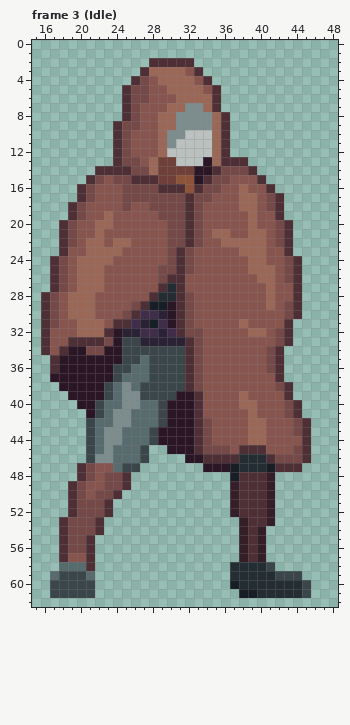
Two states of a pixel-art file, Personal_Roberto/ASEPRITE/1. Liora/Liora_Idle.aseprite. The first picture shows the starting point.
64x64 pixels, 8 frames. Colours within 5 levels of each other are drawn and written as one. Shown: frame 3 (Idle): x 15..48, y 0..62. The commit also changed other frames, which this record leaves out.
After the commit:
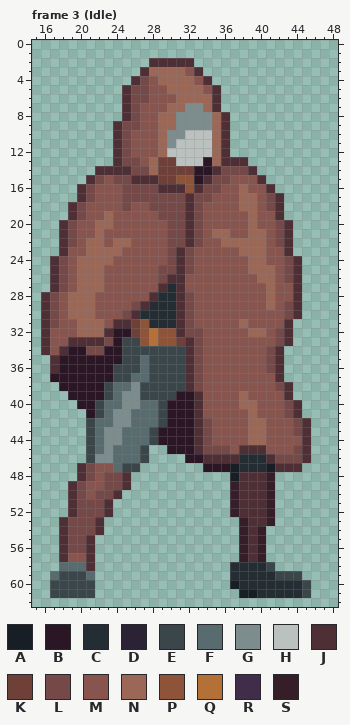
Palette (. is transparent): A #181e25  B #2b1625  C #232d33  D #2b2335  E #3a464a  F #586b6f  G #7d8c8c  H #bbc1be  J #4e2f35  K #6f4037  L #754947  M #88544e  N #9b6757  P #8e5439  Q #b47137  R #3f2d49  S #361e29
Difference:
{"where": "frame 3 (Idle), layer \"Flattened\""}
{"frame":3,"y":29,"x":28,"old":"AAB","new":"CCC"}
{"frame":3,"y":30,"x":27,"old":"RRDB","new":"CCCC"}
{"frame":3,"y":31,"x":26,"old":"RDARB","new":"KPCCC"}
{"frame":3,"y":32,"x":25,"old":"DDRRDR","new":"BKPQPP"}
{"frame":3,"y":33,"x":27,"old":"DDDDD","new":"PQPPK"}
{"frame":3,"y":36,"x":26,"old":"F","new":"E"}
{"frame":3,"y":37,"x":25,"old":"F","new":"E"}
{"frame":3,"y":38,"x":25,"old":"GF","new":"FG"}
{"label":"changed","picture_box":[122,301,185,391]}
